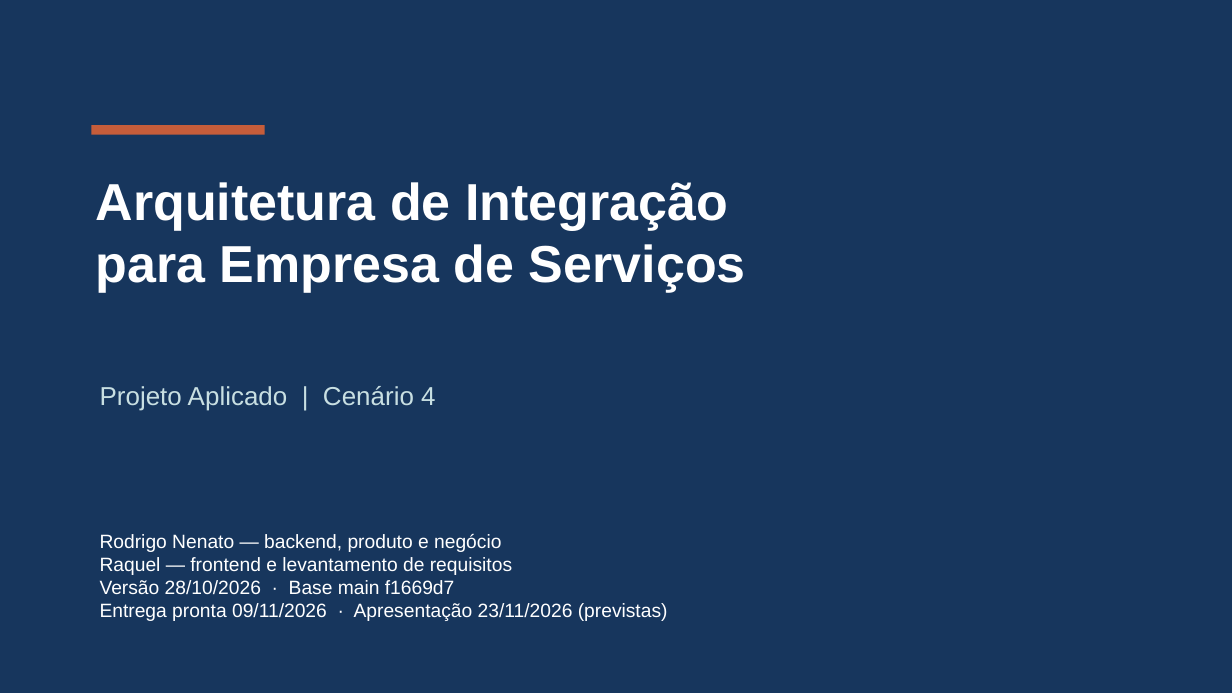
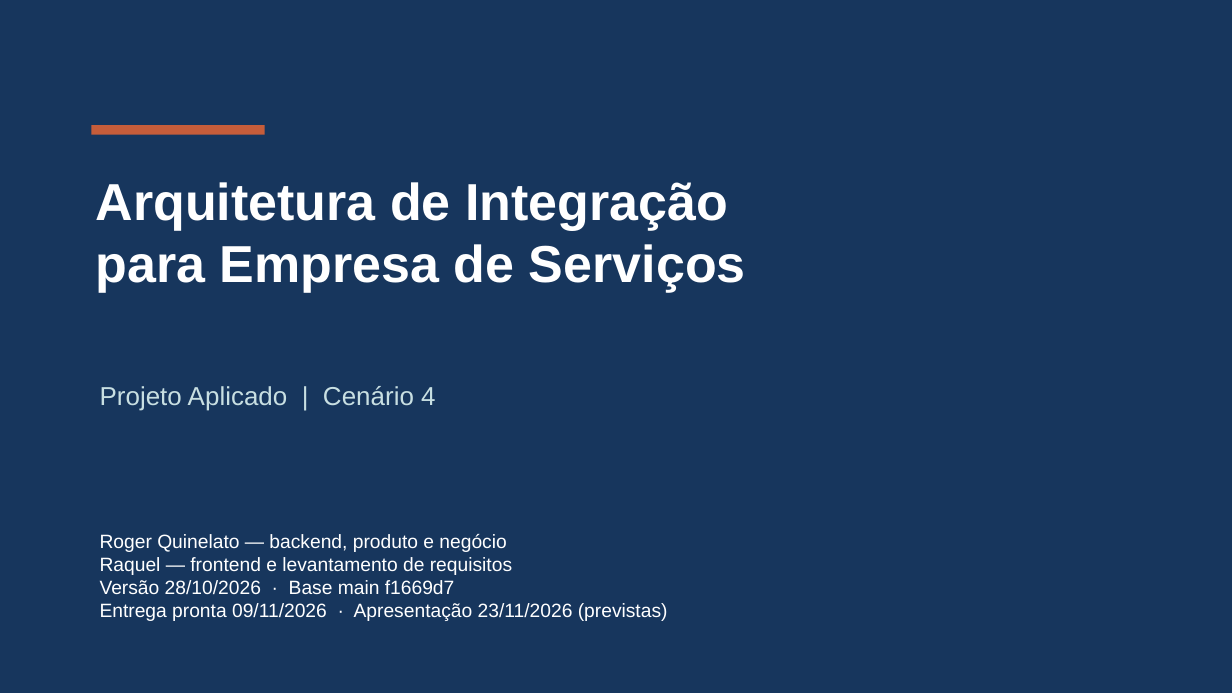
Before and after one commit to Roger-Quinelato/projetoAplicado7, a slide deck: slide 1 of output/Apresentacao_Cenario_4.pptx. Drawn at 1232x693 pixels with LibreOffice and Linux fonts; fonts in the diff are those of the drawing. Boxes give left, top, right and bottom in pixels: in the first picture for what was removed or moved away, otherwise in the second. Text is boxed around its words. In the diff, an @@ line names an element or a change of style, - is before the commit and + after.

Commit message:
docs: corrige autoria para Roger Quinelato

```diff
--- a/output/Apresentacao_Cenario_4.pptx
+++ b/output/Apresentacao_Cenario_4.pptx
@@ text at (x1=100, y1=534, x2=506, y2=552): text changed @@
-Rodrigo Nenato — backend, produto e negócio
+Roger Quinelato — backend, produto e negócio
```
Also in this commit, not shown: 1 other slide changed, 9 other files.
